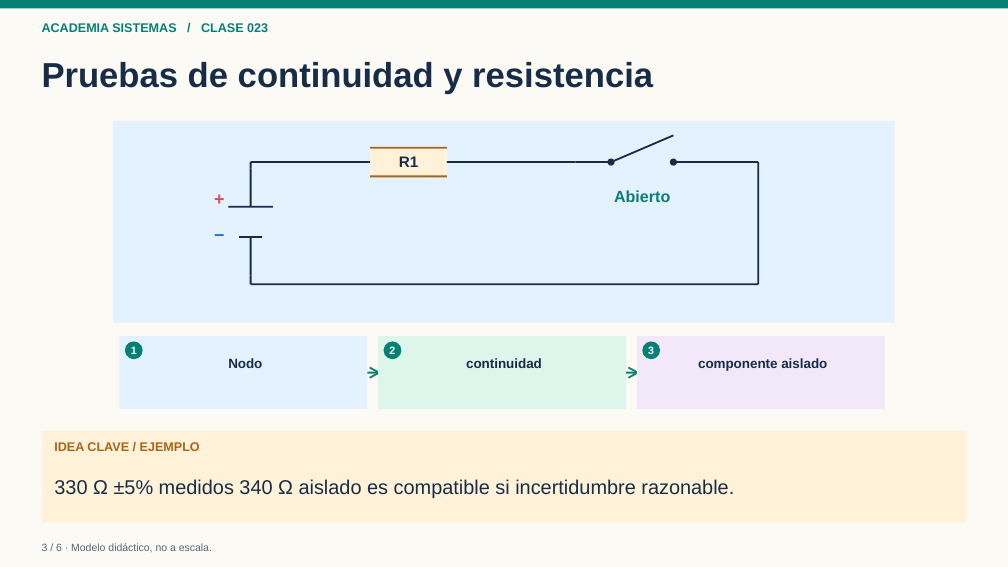
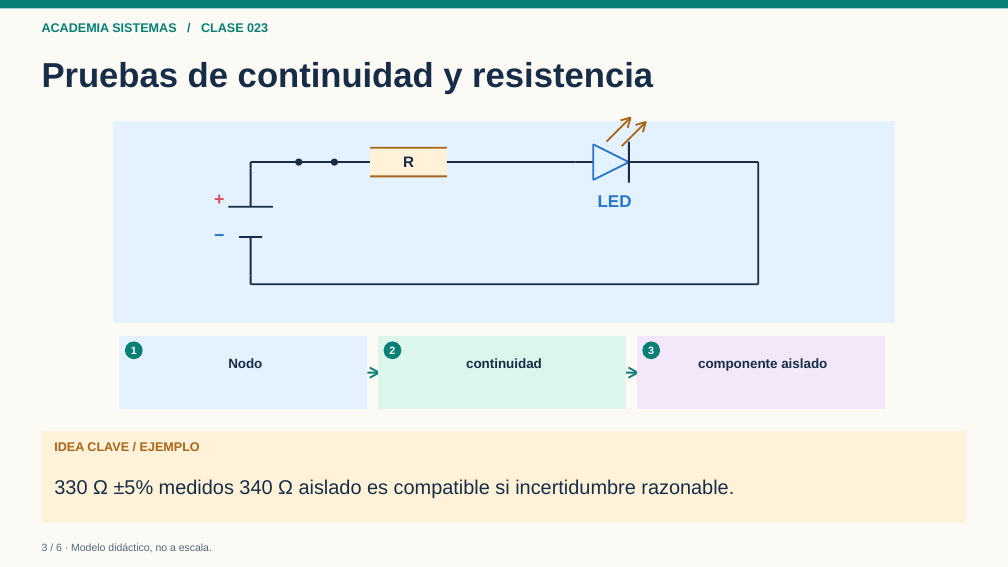
Before and after one commit to mangelmorenomoreno/academia-sistemas, a slide deck: slide 3 of modulos/01-electronica-basica/clases/023-diagnostico-fallas/presentaciones/023-presentacion.pptx. Drawn at 1008x567 pixels with LibreOffice and Linux fonts; fonts in the diff are those of the drawing. Boxes give left, top, right and bottom in pixels: in the first picture for what was removed or moved away, otherwise in the second. Text is boxed around its words. In the diff, an @@ line names an element or a change of style, - is before the commit and + after.

```diff
--- a/modulos/01-electronica-basica/clases/023-diagnostico-fallas/presentaciones/023-presentacion.pptx
+++ b/modulos/01-electronica-basica/clases/023-diagnostico-fallas/presentaciones/023-presentacion.pptx
@@ rectangle added at (606,117,632,142), fill #A96519 @@
@@ rectangle added at (620,117,631,121), fill #A96519 @@
@@ rectangle added at (627,117,631,128), fill #A96519 @@
@@ rectangle added at (592,144,594,180), fill #2475CA @@
@@ rectangle added at (593,143,630,162), fill #2475CA @@
@@ rectangle added at (621,121,647,146), fill #A96519 @@
@@ rectangle at (628,141,630,182): rotation 336 to 90 degrees @@
@@ rectangle added at (635,121,646,125), fill #A96519 @@
@@ rectangle added at (642,122,646,132), fill #A96519 @@
@@ rectangle added at (251,161,299,163), fill #172D47 @@
@@ ellipse: place and size @@
-ellipse at (608,159,615,166)
+ellipse at (296,159,302,166)
@@ rectangle: place and size @@
-rectangle at (251,161,371,163)
+rectangle at (299,161,334,163)
@@ ellipse: place and size @@
-ellipse at (670,159,677,166)
+ellipse at (331,159,338,166)
@@ rectangle added at (334,161,370,163), fill #172D47 @@
@@ text at (403,156,414,167): text changed @@
-R1
+R
@@ rectangle: place and size @@
-rectangle at (575,161,611,163)
+rectangle at (575,161,594,163)
@@ rectangle added at (593,161,630,181), fill #2475CA @@
@@ rectangle: place and size @@
-rectangle at (674,161,758,163)
+rectangle at (629,161,758,163)
@@ text added at (598,195,632,207), 16.1 pt, text #2475CA, bold @@
+LED
@@ text removed at (614,190,670,202) @@
-Abierto
```
Also in this commit, not shown: 5 other slides changed, 11 other files.
